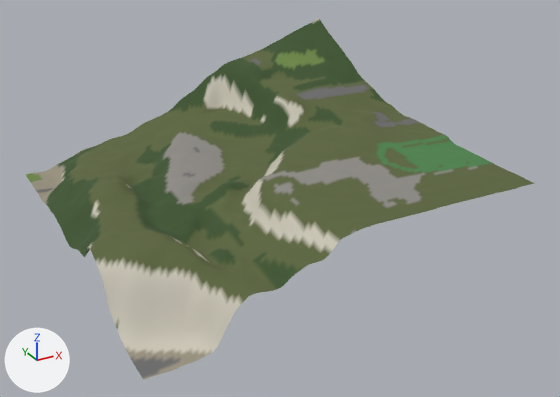
The glTF model gibraltar/data/build/tiles/T_E0_S3/terrain.glb, before and after one commit.
The view is the same before and after, from a 50 mm lens placed at (-183.0, -608.0, 469.0), pointed at (268.0, 212.0, 59.0). Arrows for +X, +Y and +Z are at lower left; the lights stay in place. The first picture is the older version.

Names of what the first picture shows: 'T_E0_S3_terrain'.
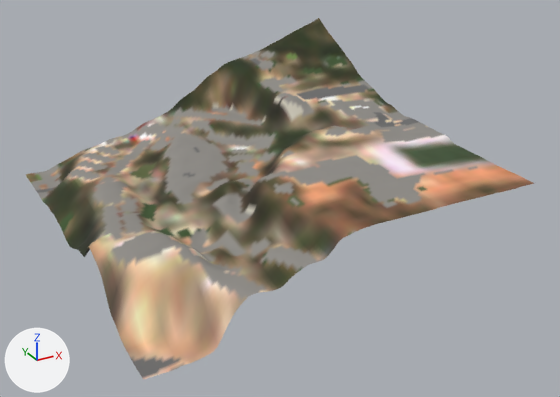
Changed parts and their boxes [x1, y1, x2, y2] in the pictures (560 x 397 px):
part 1 of me_t_e0_s3_terrain, recoloured
    both: [26, 18, 534, 379]

The change, as a list of edits to the scene's bpy script:
```text
Change me_t_e0_s3_terrain:
    where me_t_e0_s3_terrain.from_pydata(...)  # 10201 vertices, 20000 faces; spans x 0.0..500.0, y 0.0..500.0, z 5.0..226.0
    used by ob_t_e0_s3_terrain; location = (0.0, 0.0, 0.0)
    me_t_e0_s3_terrain part 1: 17906 faces centred in x 2.0..498.0, y 2.0..498.0, z 5.0..224.0 are repainted in the vertex colours, in many colours
```
